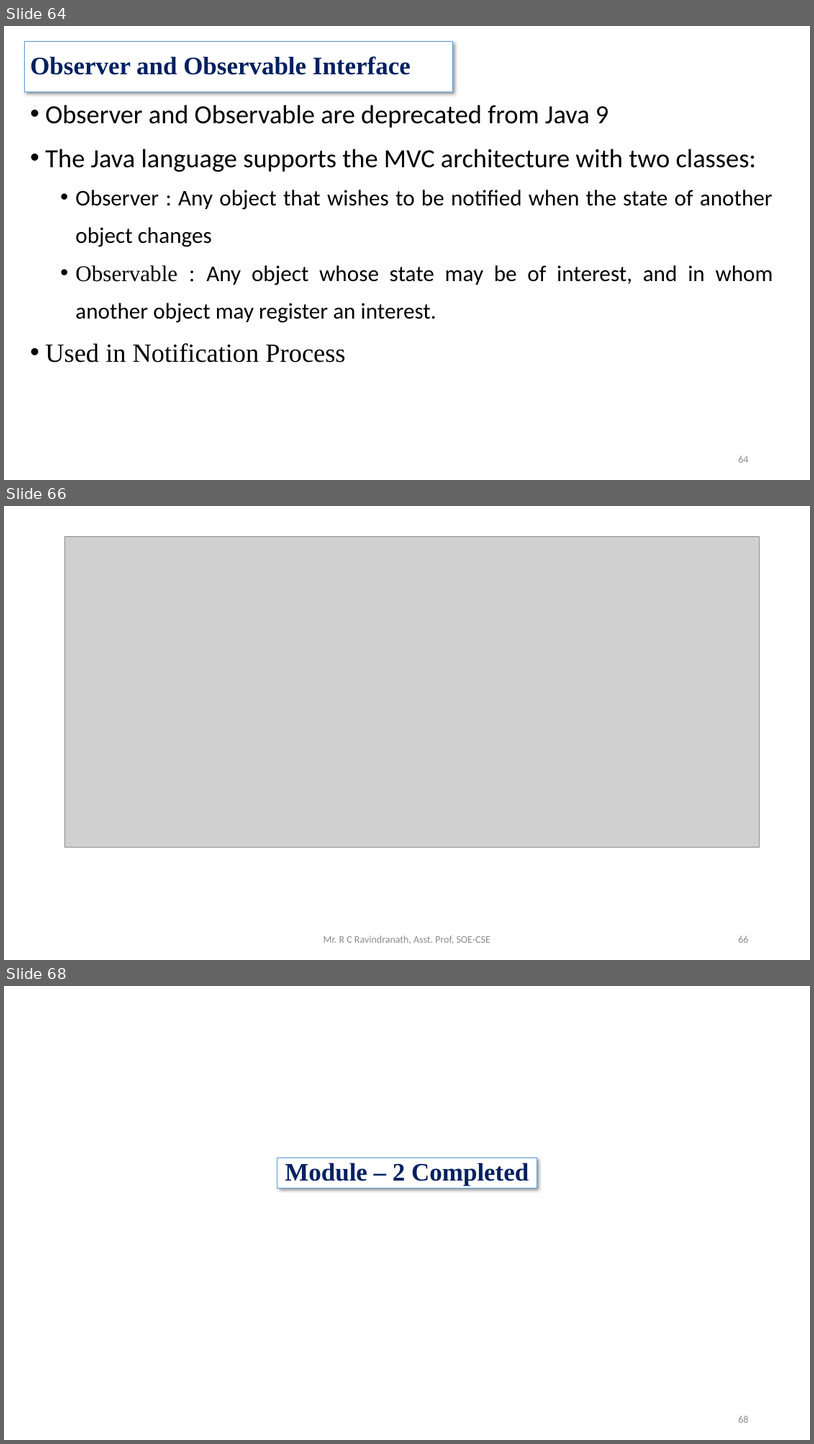
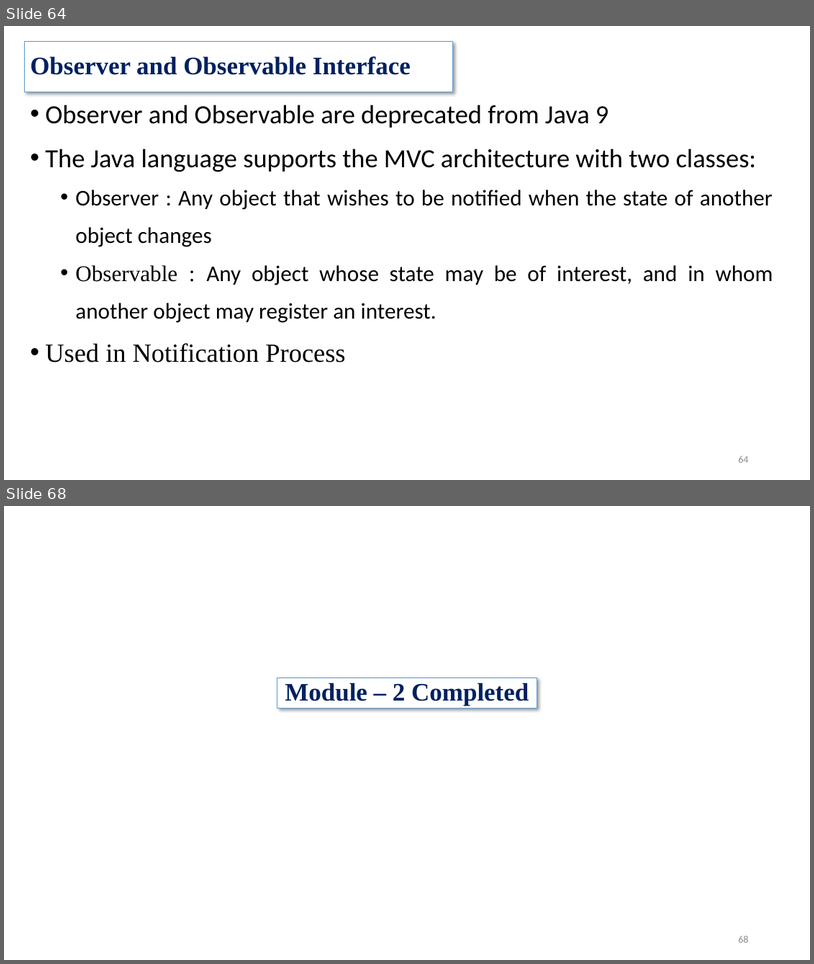
Before and after one commit to suniljeevan/Scalable-Application-Development-using-Java, a slide deck: COURSE MATERIALS/Module 2_CSE2503.pptx. Shown one above the other, each under a label of ours: slides 64, 66 and 68 before the commit, slides 64 and 68 after it; the slides between them are not shown. The pictures are 814x1444 and 814x964 pixels, drawn with LibreOffice and Linux fonts; fonts in the diff are those of the drawing; grey boxes stand for pictures; background and template pictures are left out. Boxes give left, top, right and bottom in pixels: in the first picture for what was removed or moved away, otherwise in the second. Text is boxed around its words. In the diff, an @@ line names an element or a change of style, - is before the commit and + after.

```diff
--- a/COURSE MATERIALS/Module 2_CSE2503.pptx
+++ b/COURSE MATERIALS/Module 2_CSE2503.pptx
@@ slide 66 removed at (4,506,810,960), background #FFFFFF @@
@@ picture removed at (64,536,759,847) @@
@@ text removed at (324,935,491,944) @@
-Mr. R C Ravindranath, Asst. Prof, SOE-CSE
@@ page number removed at (738,936,748,942) @@
-66
```
Also in this commit, not shown: 1 slide changed, 2 slides added, 1 other slide removed, 5 other files.
